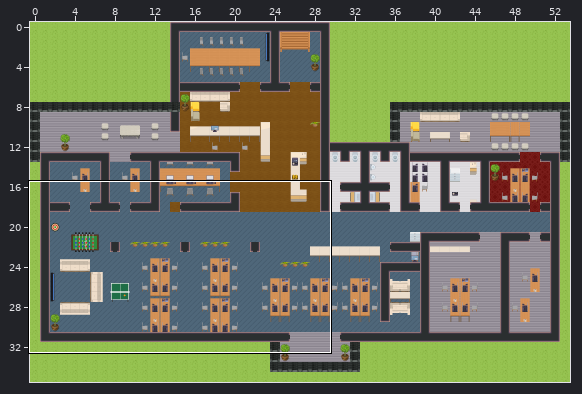
Tiled map (JSON): elunic-office.tmj. The picture above shows the old version from afar; the outline marks the close-up.
Close-up. Before the edit:
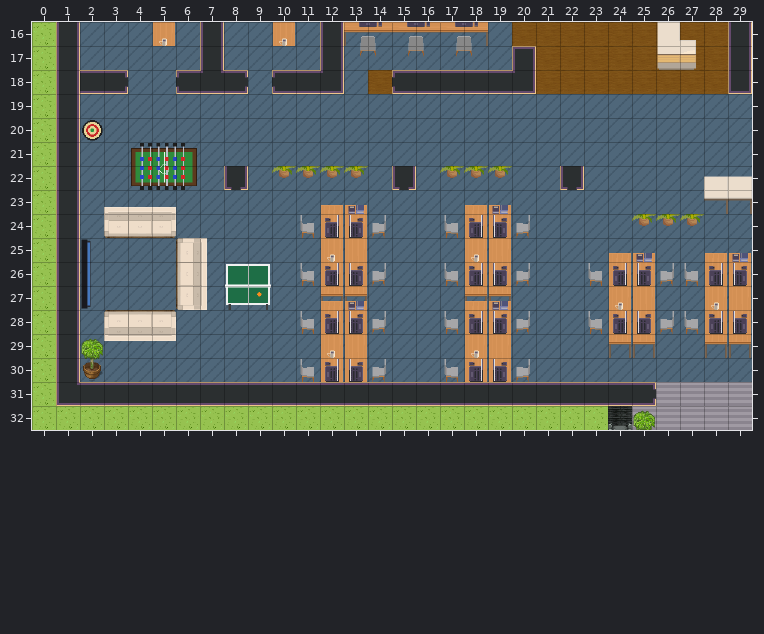
Cells are 32x32 px. Shown: x 0..29, y 16..32. The commit also changed other parts of the map, which this record leaves out.
And afterwards:
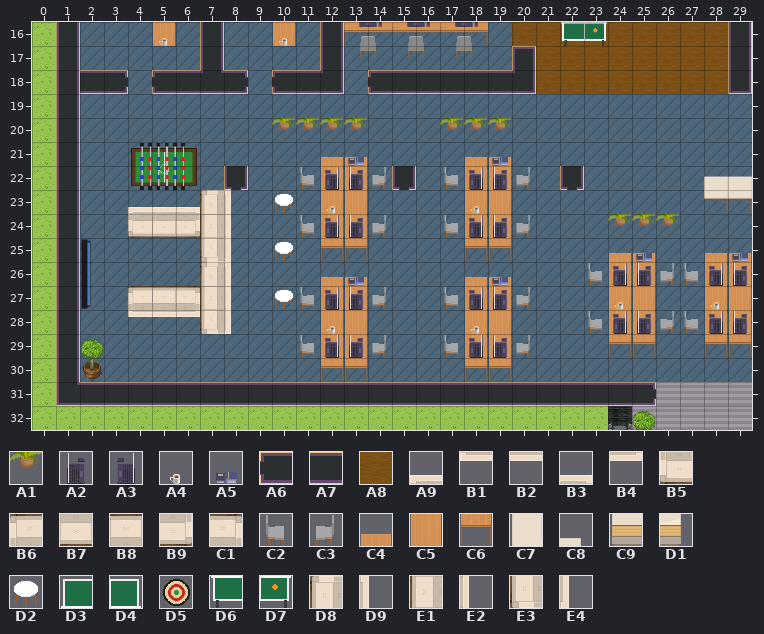
Key: from "WA_Decoration": A1 70; from "WA_Miscellaneous": A2 24, A3 25, A4 59 flipped left-right, A5 74; from "WA_Room_Builder": A6 65, A7 104, A8 377; from "WA_Seats": A9 0, B1 0 flipped up-down, B2 1 flipped up-down, B3 2, B4 2 flipped up-down, B5 13, B6 13 flipped up-down, B7 14, B8 14 flipped up-down, B9 15, C1 15 flipped up-down, C2 119, C3 120; from "WA_Tables": C4 2, C5 12, C6 22, C7 100, C8 101, C9 110, D1 111, D2 130; from "elunic_custom": D3 3, D4 4, D5 6, D6 11, D7 12, D8 16, D9 17, E1 24, E2 25, E3 32, E4 33.
__ is an empty cell, ## one hidden under a higher layer, .. an unchanged one.
The exact change:
--- layer "floor/floor1"
@@ x 14..14 @@
-18 A8
+18 ##
--- layer "walls/walls1"
@@ x 5..15 @@
-18 __ A6 .. .. .. .. .. .. .. __ A6
+18 A6 A7 .. .. .. .. .. .. .. A6 A7
--- layer "furniture/furniture1"
@@ x 22..23 @@
-16 __ __
+16 D6 D7
@@ x 2..19 @@
-20 D5 .. .. .. .. .. .. .. __ __ __ __ .. .. .. __ __ __
+20 __ .. .. .. .. .. .. .. A1 A1 A1 A1 .. .. .. A1 A1 A1
@@ x 3..27 @@
-22 .. .. .. .. .. .. .. A1 A1 A1 A1 .. .. .. A1 A1 A1 .. .. .. .. .. .. .. ..
-23 A9 .. .. __ __ __ .. __ .. .. .. .. .. .. .. .. .. .. .. .. .. .. .. .. ..
-24 B5 B7 B9 __ __ __ .. .. .. .. .. .. .. .. .. .. .. .. .. .. .. __ .. .. A1
-25 .. .. .. D8 D9 __ .. __ .. .. .. .. .. .. .. .. .. .. .. .. .. .. .. .. ..
-26 .. .. .. E1 E2 D3 D4 .. .. .. .. .. .. .. .. .. .. .. .. .. .. .. .. .. ..
-27 .. __ __ E3 E4 D6 D7 __ .. .. .. .. .. .. .. .. .. .. .. .. .. .. .. .. ..
-28 B6 B8 C1 __ __ __ .. .. .. .. .. .. .. .. .. .. .. .. .. .. .. .. .. .. ..
-29 B1 B2 B4 .. .. .. .. .. .. .. .. .. .. .. .. .. .. .. .. .. .. .. .. .. ..
+22 .. .. .. .. .. .. .. __ __ __ __ .. .. .. __ __ __ .. .. .. .. .. .. .. ..
+23 __ .. .. B3 D8 D9 .. D2 .. .. .. .. .. .. .. .. .. .. .. .. .. .. .. .. ..
+24 __ B5 B7 B9 E1 E2 .. .. .. .. .. .. .. .. .. .. .. .. .. .. .. A1 .. .. __
+25 .. .. .. __ E3 E4 .. D2 .. .. .. .. .. .. .. .. .. .. .. .. .. .. .. .. ..
+26 .. .. .. __ D8 D9 __ .. .. .. .. .. .. .. .. .. .. .. .. .. .. .. .. .. ..
+27 .. B6 B8 C1 E1 E2 __ D2 .. .. .. .. .. .. .. .. .. .. .. .. .. .. .. .. ..
+28 __ B1 B2 B4 E3 E4 .. .. .. .. .. .. .. .. .. .. .. .. .. .. .. .. .. .. ..
+29 __ __ __ .. .. .. .. .. .. .. .. .. .. .. .. .. .. .. .. .. .. .. .. .. ..
--- layer "furniture/furniture2"
@@ x 26..27 @@
-16 C7 ..
-17 C9 D1
+16 __ ..
+17 __ __
@@ x 11..20 @@
-22 __ __ __ __ .. .. __ __ __ __
-23 .. __ __ .. .. .. .. __ __ ..
+22 C2 C5 C5 C3 .. .. C2 C5 C5 C3
+23 .. C5 C5 .. .. .. .. C5 C5 ..
@@ x 11..20 @@
-25 .. C5 C5 .. .. .. .. C5 C5 ..
-26 C2 C5 C5 C3 .. .. C2 C5 C5 C3
-27 __ C6 C6 __ .. .. __ C6 C6 __
-28 C2 .. .. C3 .. .. C2 .. .. C3
-29 __ .. .. __ .. .. __ .. .. __
-30 C2 C5 C5 C3 .. .. C2 C5 C5 C3
+25 .. C6 C6 .. .. .. .. C6 C6 ..
+26 __ __ __ __ .. .. __ __ __ __
+27 C2 C5 C5 C3 .. .. C2 C5 C5 C3
+28 __ .. .. __ .. .. __ .. .. __
+29 C2 .. .. C3 .. .. C2 .. .. C3
+30 __ C6 C6 __ .. .. __ C6 C6 __
--- layer "furniture/furniture3"
@@ x 12..19 @@
-22 __ __ .. .. .. .. __ __
-23 __ .. .. .. .. .. __ ..
+22 A3 A2 .. .. .. .. A3 A2
+23 A4 .. .. .. .. .. A4 ..
@@ x 12..19 @@
-25 A4 .. .. .. .. .. A4 ..
-26 A3 A2 .. .. .. .. A3 A2
-27 __ __ .. .. .. .. __ __
-28 A3 A2 .. .. .. .. A3 A2
-29 A4 __ .. .. .. .. A4 __
-30 A3 A2 .. .. .. .. A3 A2
+25 __ .. .. .. .. .. __ ..
+26 __ __ .. .. .. .. __ __
+27 A3 A2 .. .. .. .. A3 A2
+28 A4 __ .. .. .. .. A4 __
+29 A3 A2 .. .. .. .. A3 A2
+30 __ __ .. .. .. .. __ __
--- layer "above/above1"
@@ x 27..27 @@
-16 C8
+16 __
@@ x 12..19 @@
-21 __ __ .. .. .. .. __ __
+21 C4 C4 .. .. .. .. C4 C4
@@ x 12..19 @@
-23 C4 C4 .. .. .. .. C4 C4
+23 __ __ .. .. .. .. __ __
@@ x 12..19 @@
-26 __ __ .. .. .. .. __ __
-27 C4 C4 .. .. .. .. C4 C4
+26 C4 C4 .. .. .. .. C4 C4
+27 __ __ .. .. .. .. __ __
--- layer "above/above2"
@@ x 13..19 @@
-21 __ .. .. .. .. .. __
+21 A5 .. .. .. .. .. A5
@@ x 13..19 @@
-23 A5 .. .. .. .. .. A5
+23 __ .. .. .. .. .. __
@@ x 13..19 @@
-26 __ .. .. .. .. .. __
-27 A5 .. .. .. .. .. A5
+26 A5 .. .. .. .. .. A5
+27 __ .. .. .. .. .. __
